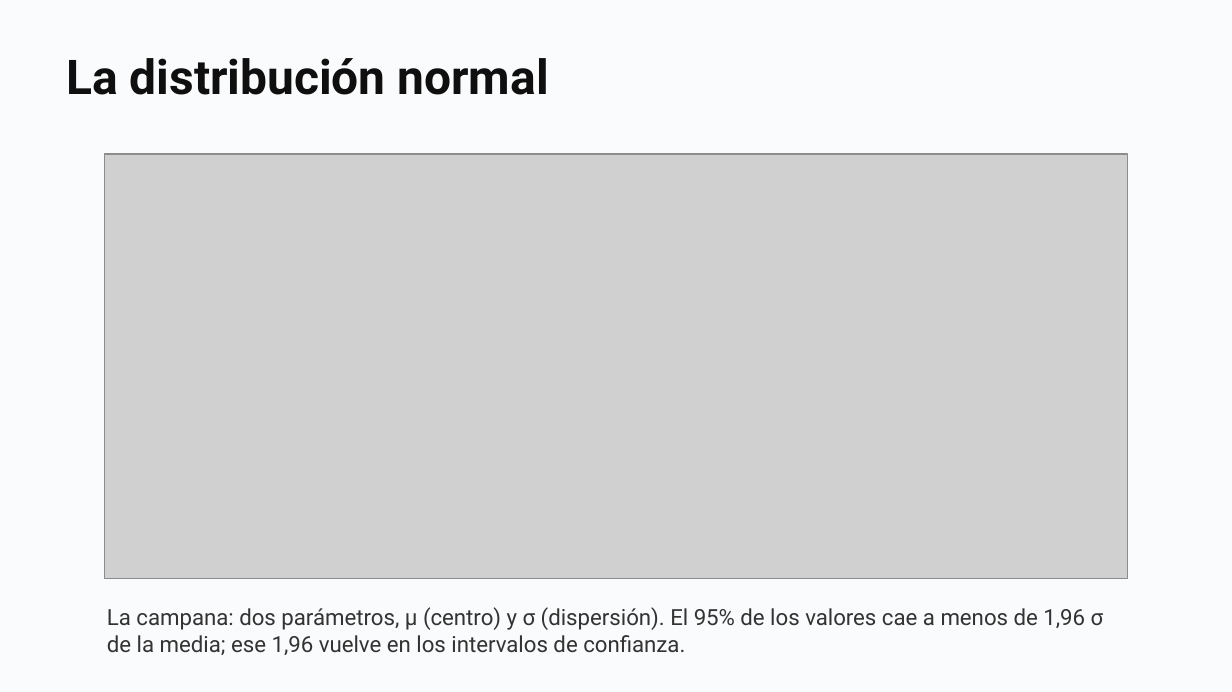
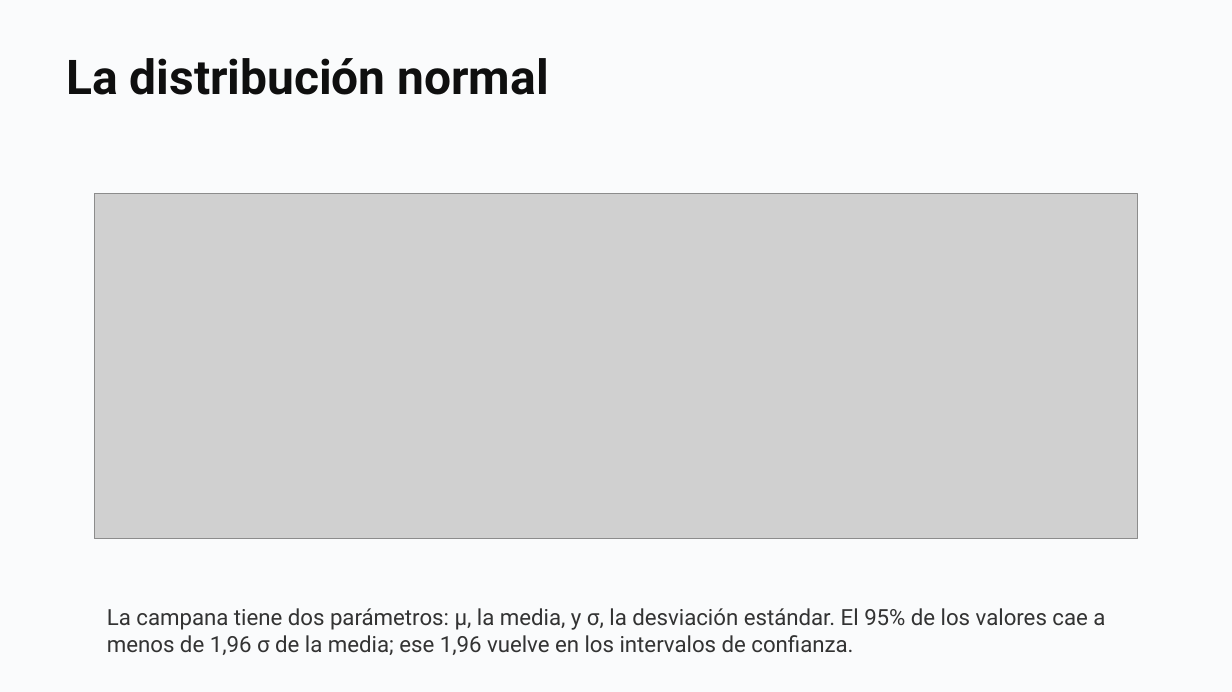
Before and after one commit to daniopitz/diplomado-cdd, a slide deck: slide 7 of presentaciones/clase05_probabilidad_inferencia.pptx. Drawn at 1232x692 pixels with LibreOffice and Linux fonts; fonts in the diff are those of the drawing; grey boxes stand for pictures. Boxes give left, top, right and bottom in pixels: in the first picture for what was removed or moved away, otherwise in the second. Text is boxed around its words. In the diff, an @@ line names an element or a change of style, - is before the commit and + after.

```diff
--- a/presentaciones/clase05_probabilidad_inferencia.pptx
+++ b/presentaciones/clase05_probabilidad_inferencia.pptx
@@ picture: place and size @@
-picture at [105, 154, 1127, 579]
+picture at [94, 193, 1137, 538]
@@ text at [107, 608, 1105, 655]: text changed @@
-La campana: dos parámetros, μ (centro) y σ (dispersión). El 95% de los valores cae a menos de 1,96 σ de la media; ese 1,96 vuelve en los intervalos de confianza.
+La campana tiene dos parámetros: μ, la media, y σ, la desviación estándar. El 95% de los valores cae a menos de 1,96 σ de la media; ese 1,96 vuelve en los intervalos de confianza.
```
Also in this commit, not shown: 1 other slide changed, 2 slides added, 3 other files.
